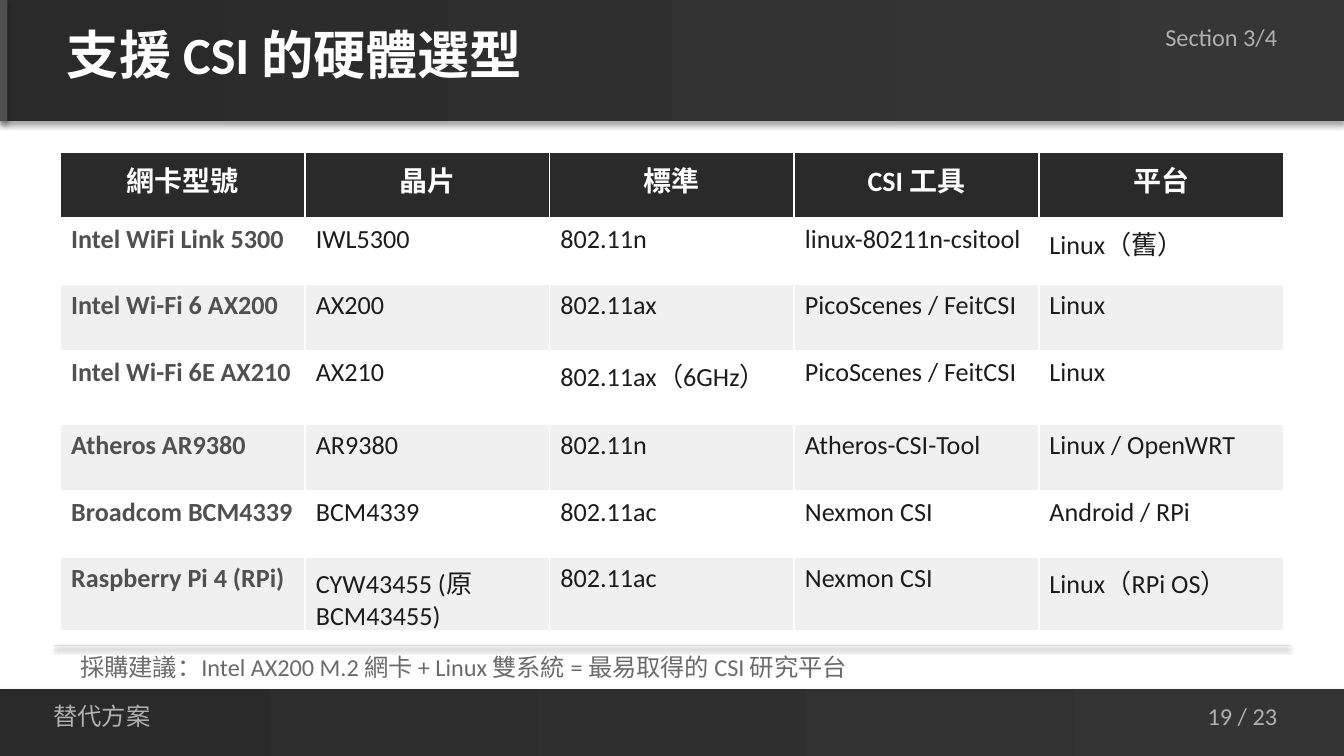
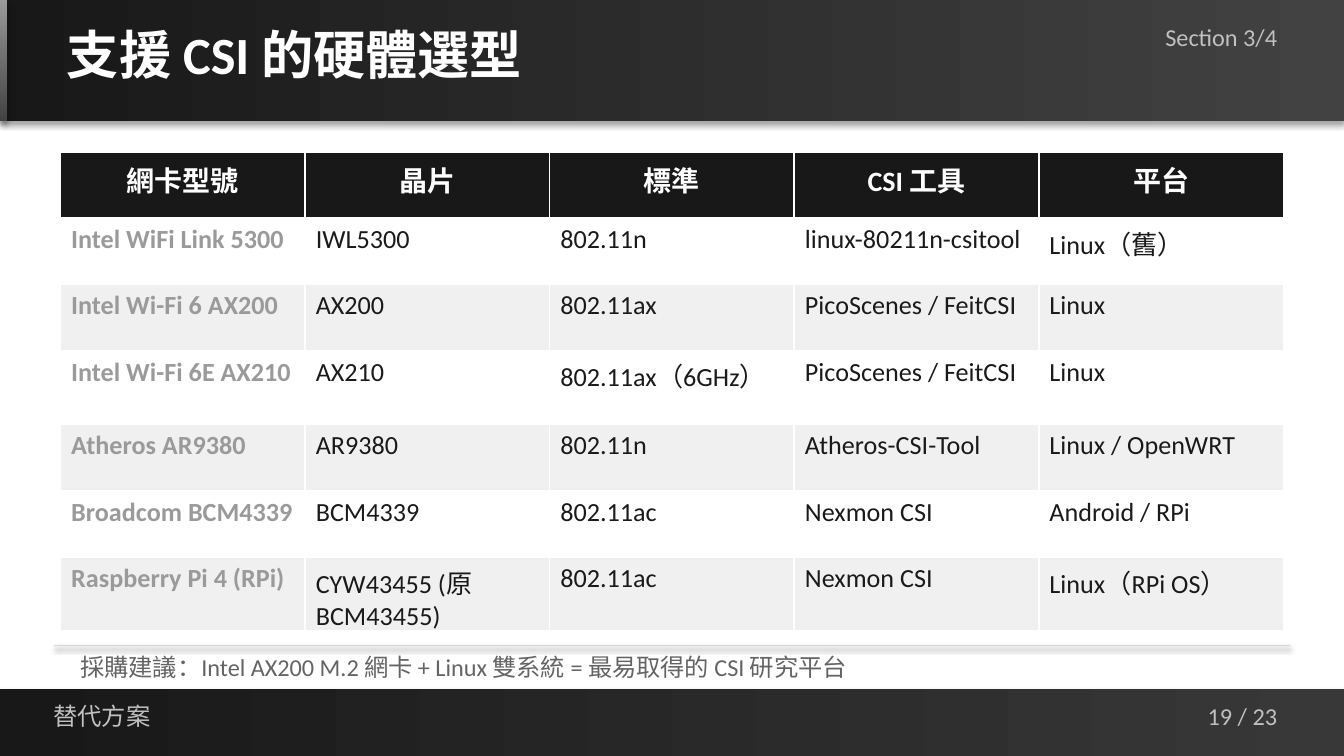
Before and after one commit to jacky92219-cell/network-ppt-project, a slide deck: slide 19 of output/network-card-csi-v5.1.pptx. Drawn at 1344x756 pixels with LibreOffice and Linux fonts; fonts in the diff are those of the drawing. Boxes give left, top, right and bottom in pixels: in the first picture for what was removed or moved away, otherwise in the second. Text is boxed around its words. In the diff, an @@ line names an element or a change of style, - is before the commit and + after.

```diff
--- a/output/network-card-csi-v5.1.pptx
+++ b/output/network-card-csi-v5.1.pptx
@@ rectangle at (x1=0, y1=0, x2=1344, y2=121): fill gradient #2A2A2A to #363636 to gradient #181818 to #424242 @@
@@ rectangle at (x1=0, y1=0, x2=8, y2=121): fill #505050 to gradient #9A9A9A to #424242 @@
@@ table at (x1=60, y1=152, x2=1284, y2=633) @@
@@ fill #2A2A2A to #181818 in row 1 @@
@@ text colour #505050 to #9A9A9A in "Intel WiFi Link 5300", "Intel Wi-Fi 6 AX200", "Intel Wi-Fi 6E AX210", "Atheros AR9380" and 2 more places @@
@@ text colour #1C1C1C to #1A1A1A in "IWL5300", "802.11n", "linux-80211n-csitool", "Linux（舊）" and 20 more places @@
@@ rectangle at (x1=0, y1=688, x2=1344, y2=755): fill gradient #2A2A2A to #343434 to gradient #181818 to #383838 @@
@@ text colour #B0B0B0 to #C0C0C0 in 3 elements at (x1=1165, y1=29, x2=1277, y2=47), (x1=53, y1=704, x2=150, y2=727), (x1=1208, y1=709, x2=1278, y2=725) @@
```
Also in this commit, not shown: 22 other slides changed, 2 other files.
